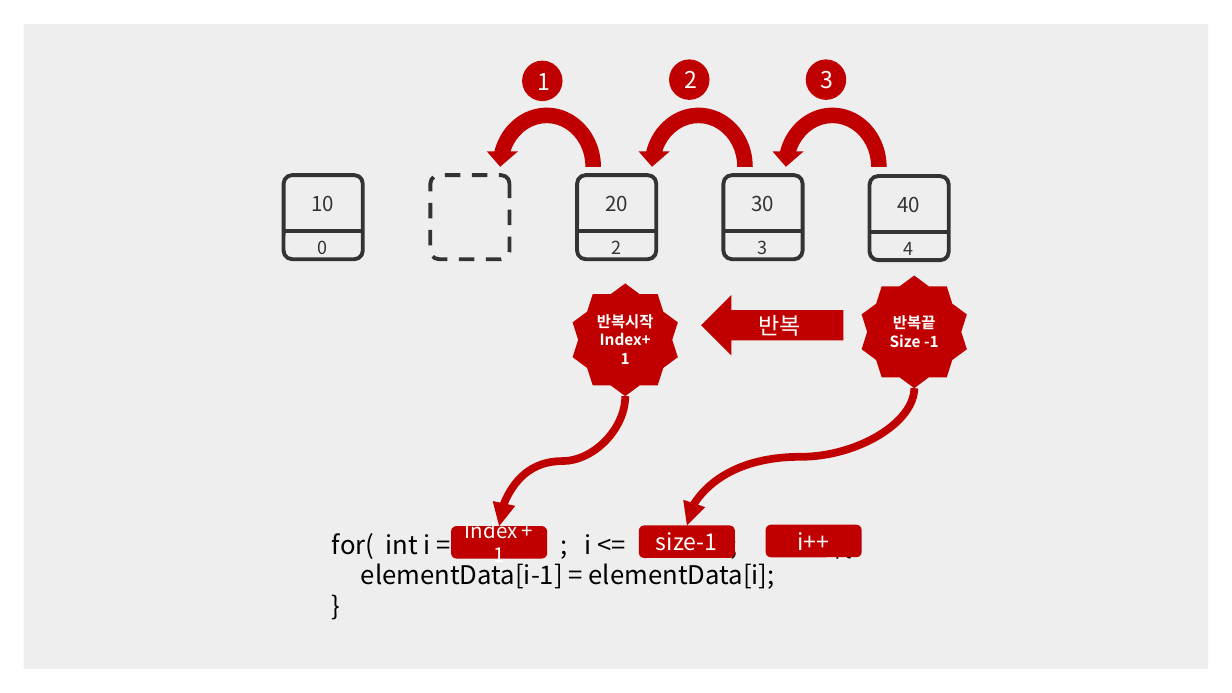
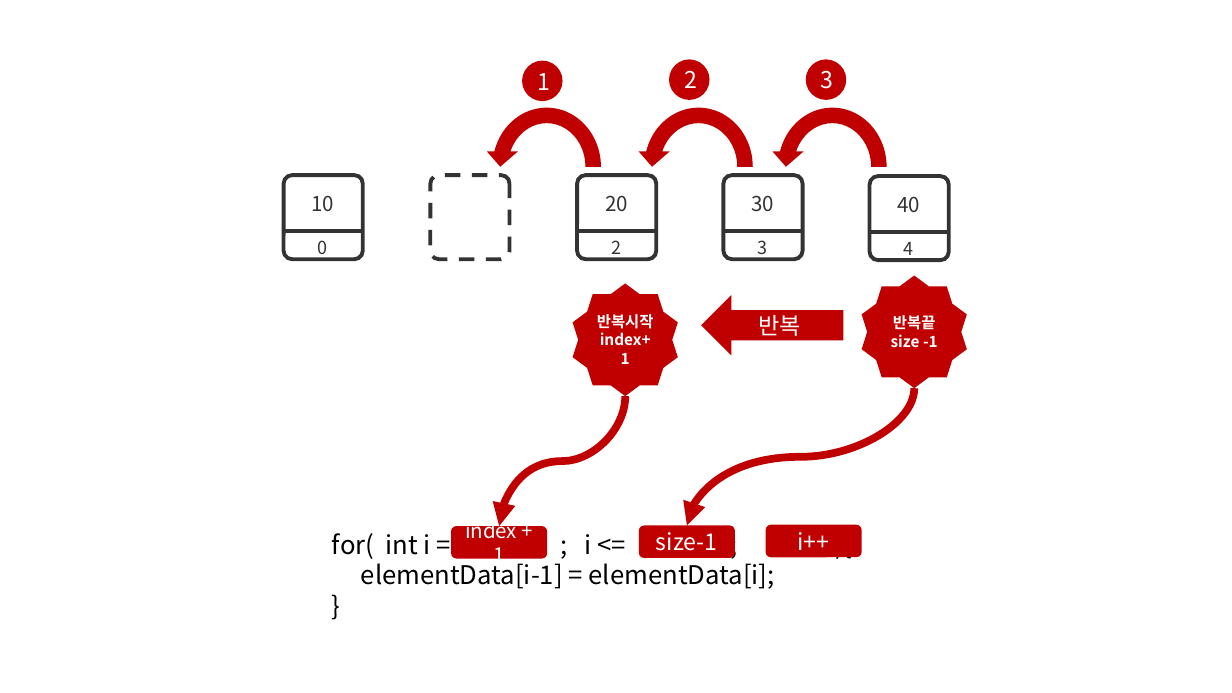
Before and after one commit to happydeveloper/data_structure, a slide deck: slide 17 of presentation/list_ArrayList_Java_implementation.pptx (slide 14 before the commit). Drawn at 1232x693 pixels with LibreOffice and Linux fonts; fonts in the diff are those of the drawing. Boxes give left, top, right and bottom in pixels: in the first picture for what was removed or moved away, otherwise in the second. Text is boxed around its words. In the diff, an @@ line names an element or a change of style, - is before the commit and + after.

```diff
--- a/presentation/list_ArrayList_Java_implementation.pptx
+++ b/presentation/list_ArrayList_Java_implementation.pptx
@@ rectangle removed at bbox=[24, 24, 1209, 669] @@
@@ text in star at bbox=[891, 334, 938, 348]: text changed @@
-Size -1
+size -1
@@ text in rounded rectangle at bbox=[465, 517, 517, 568]: text changed @@
-Index + 1
+index + 1
```
Also in this commit, not shown: 24 other slides changed, 3 slides added, 45 other files.
